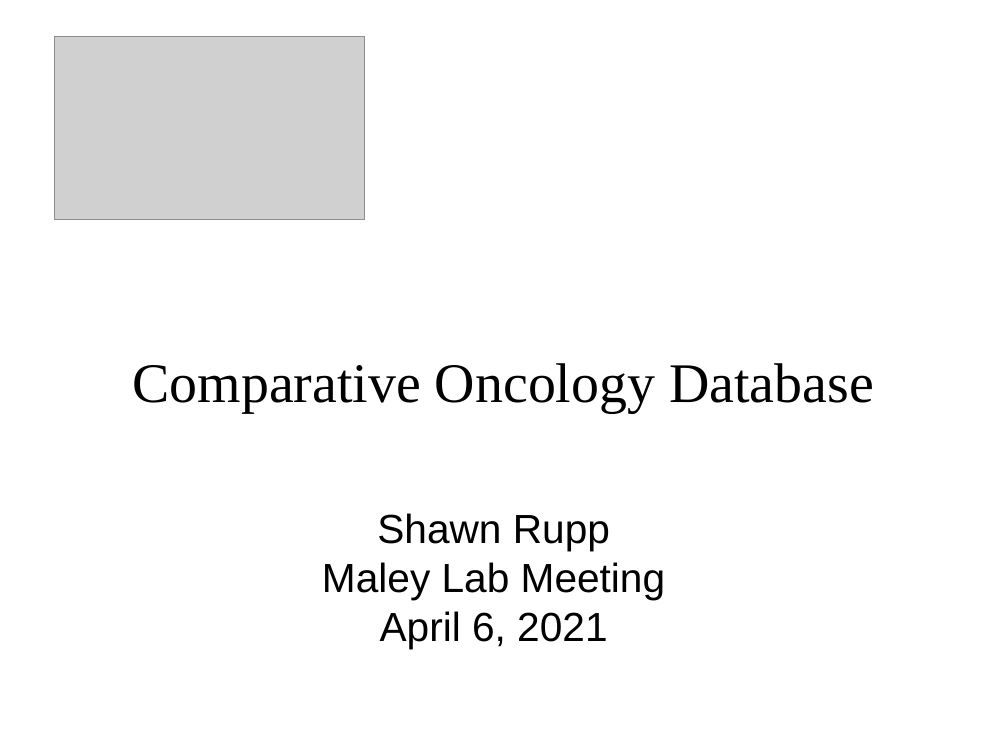
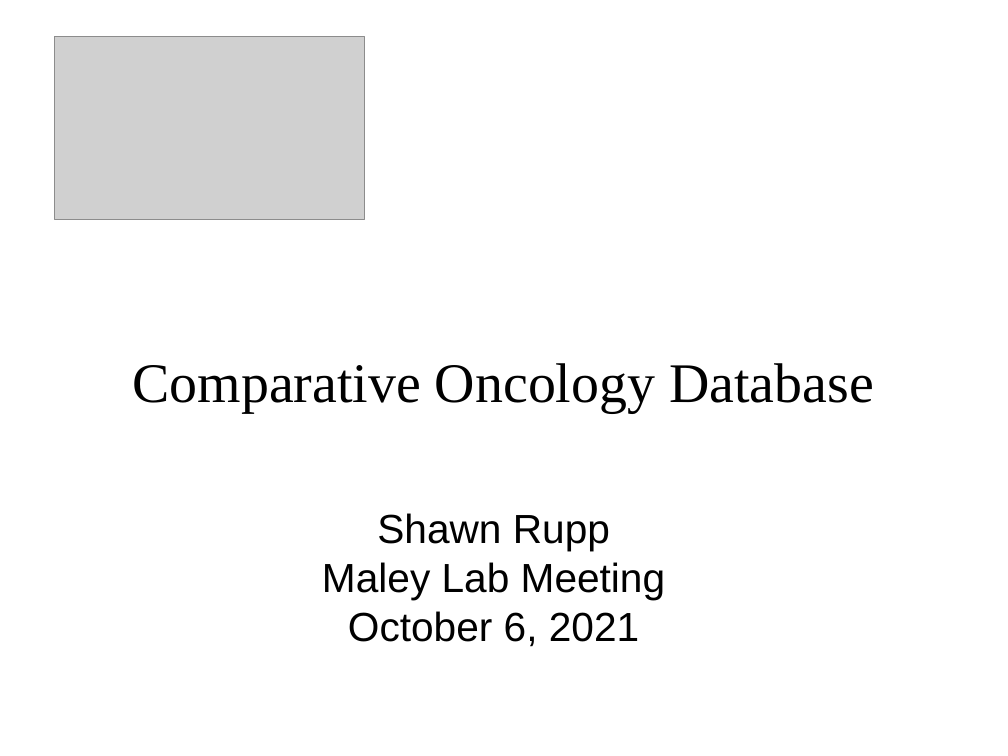
Before and after one commit to icwells/compOncDB, a slide deck: slide 1 of utils/databasePresentation.odp. Drawn at 1008x756 pixels with LibreOffice and Linux fonts; fonts in the diff are those of the drawing; grey boxes stand for pictures; background and template pictures are left out. Boxes give left, top, right and bottom in pixels: in the first picture for what was removed or moved away, otherwise in the second. Text is boxed around its words. In the diff, an @@ line names an element or a change of style, - is before the commit and + after.

```diff
--- a/utils/databasePresentation.odp
+++ b/utils/databasePresentation.odp
@@ subtitle at (x1=348, y1=611, x2=639, y2=647): text changed @@
-April 6, 2021
+October 6, 2021
```
Also in this commit, not shown: 4 other slides changed, 1 slide added, 1 other file.
